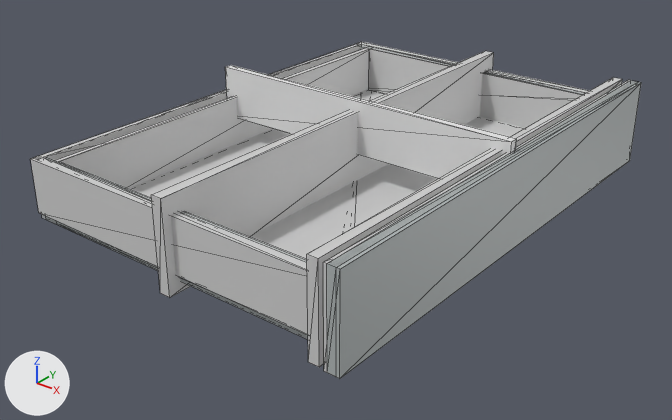
The COLLADA model IAIKitchen/IAIDrawerW80H14/IAIDrawerW80H14.dae, before and after one commit.
One viewpoint serves both versions: a 50 mm camera at (0.817, -1.069, 0.552) aimed at (0.003, -0.052, -0.079). Lighting does not change. The marker at lower left points along +X, +Y and +Z. Mesh edges are drawn as thin lines. Objects named as collision shapes, trigger or cutter boxes, shadow casters or lower levels of detail are left out. Where no turn or scale is listed for an object, it has been applied to the vertices. Vertices at the same position are counted once.
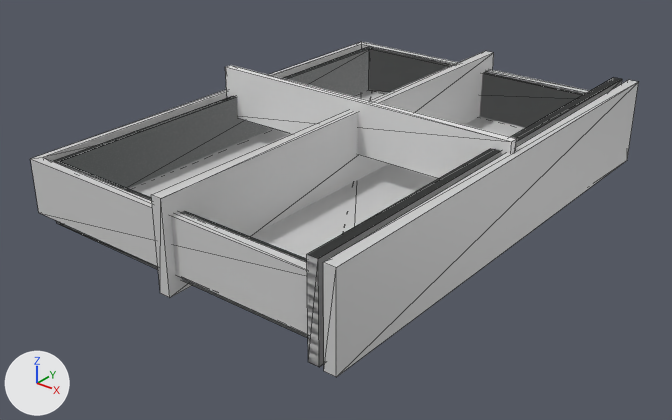
Pixel boxes [x1, y1, x2, y2] of what changed, in the pictures (672 x 420 px):
'Cube_010', reshaped, rescaled: before [42, 45, 641, 379]; after [54, 47, 584, 262]
part 1 of me_cube_010, added: after [54, 47, 371, 225]
part 2 of me_cube_010, added: after [57, 48, 584, 262]
part 3 of me_cube_010, deleted: before [42, 45, 584, 339]
part 4 of me_cube_010, deleted: before [327, 81, 641, 379]

The change in detail:
me_cube_010 is used by ob_cube_010; location (0.0, 0.0, 0.0); scale (0.275, 0.38, 0.005).
Verts and faces of me_cube_010; kept vertices keep their numbers, new ones are numbered from 38.
Before the commit, vertices of me_cube_010: 8 (1.0, 1.1, -14.0) at pixel (629, 160), 9 (1.0, -1.1, -14.0) at pixel (339, 378), 10 (1.0, -1.1, -14.0) at pixel (327, 372), 11 (1.0, 1.1, -14.0), 12 (1.0, 1.1, 14.0) at pixel (641, 82).
Before the commit, vertices of me_cube_010: 13 (1.0, -1.1, 14.0) at pixel (340, 269), 14 (1.0, -1.1, 14.0) at pixel (326, 263), 15 (1.0, 1.1, 14.0) at pixel (630, 80).
me_cube_010 had 38 vertices, 60 faces and spanned x -1.0..1.0, y -1.1..1.1, z -14.0..14.0.
me_cube_010 now has 36 vertices, 60 faces and spans x -0.3..0.3, y -0.4..0.4, z -0.1..0.1.
me_cube_010 part 1: a new loose piece, a box spanning x -0.255..-0.246, y -0.378..0.378, z -0.055..0.04, in mat_m_iaidrawer_80_14_0_new (grey #b3b9b9).
me_cube_010 part 2: a new loose piece of 20 vertices spanning x -0.2..0.2, y -0.4..0.4, z -0.1..0.0, in mat_m_iaidrawer_80_14_0_new (grey #b3b9b9).
Part 3, on me_cube_010:
30 vertices are removed from x -1.0..1.0, y -1.0..1.0, z -11.0..8.0.
48 faces are deleted.
Part 4, on me_cube_010:
Vertices deleted: 8 to 15 (with the faces that use them).
Object 'Cube_010' (ob_cube_010) is rescaled from (0.275, 0.38, 0.005) to (1.0, 1.0, 1.0).
